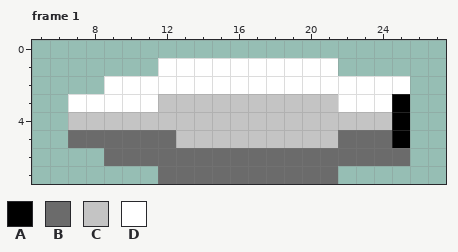
One commit to this pixel-art file: Sprites/Guns/W_01_ProtoCannon.aseprite. Above: the version before the commit.
32x8 pixels, 4 frames. Shown: frame 1: x 5..27, y 0..7. The commit also changed other frames, which this record leaves out.
Palette (. is transparent): A #000000  B #6b6b6b  C #c4c4c4  D #ffffff
Pixels before, frame 1, first column x 7:
1 .....DDDDDDDDDD....
2 ..DDDDDDDDDDDDDDDDD
3 DDDDDCCCCCCCCCCDDDA
4 CCCCCCCCCCCCCCCCCCA
5 BBBBBBCCCCCCCCCBBBA
6 ..BBBBBBBBBBBBBBBBB
7 .....BBBBBBBBBB....
Now the later version:
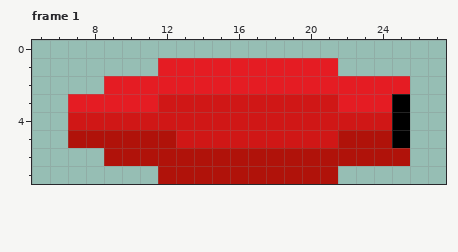
Changes in this commit:
Colour B changes from #6b6b6b to #b0120a.
Colour C changes from #c4c4c4 to #d01716.
Colour D changes from #ffffff to #e51c23.
Boxes around the changes in both pictures, in picture pixels (x1, y1, x2, y2):
changed: (68, 58, 410, 184)
